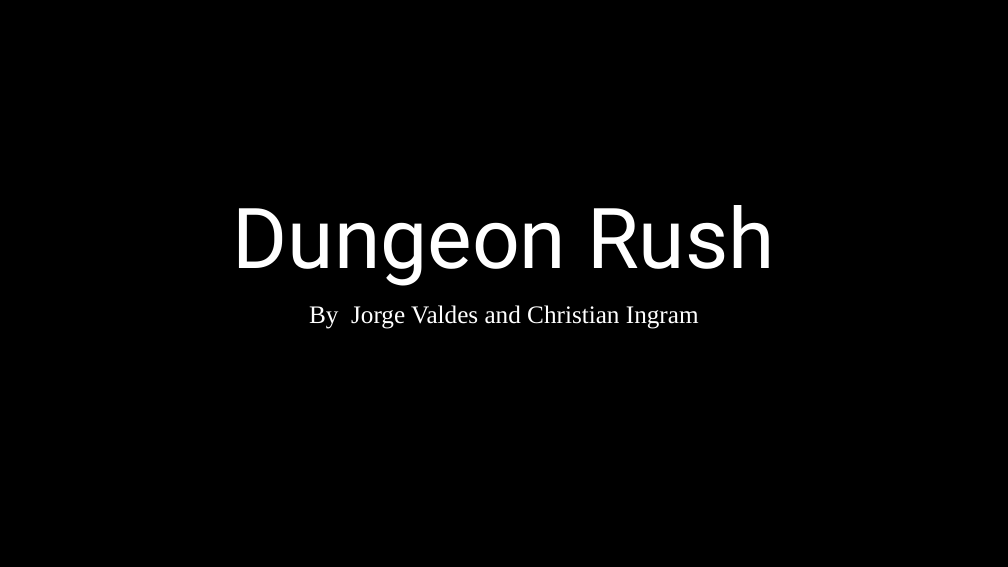
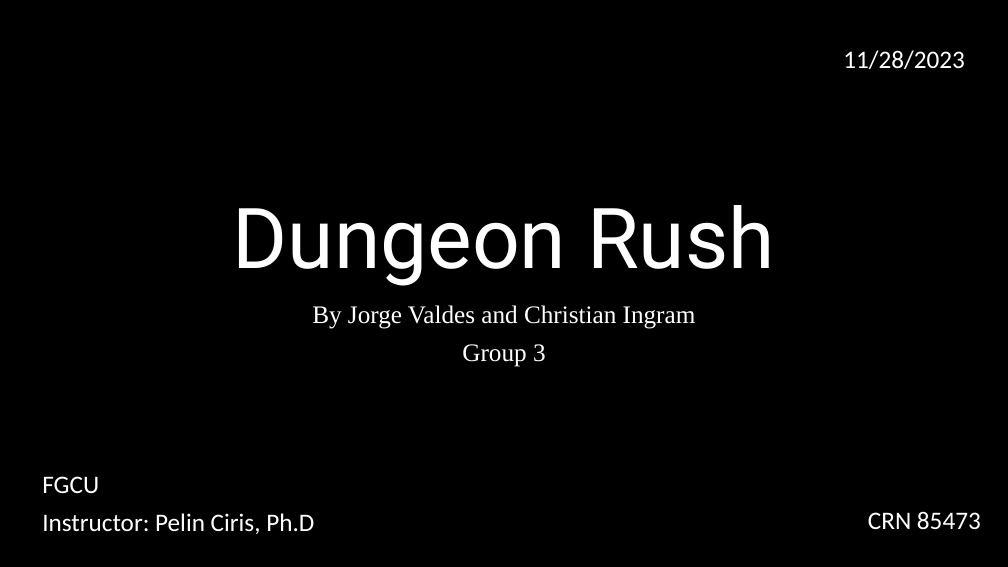
Before and after one commit to jlvaldes0325/Intro-to-Comp-Sci-Final, a slide deck: slide 1 of FInal Presentation.pptm. Drawn at 1008x567 pixels with LibreOffice and Linux fonts; fonts in the diff are those of the drawing. Boxes give left, top, right and bottom in pixels: in the first picture for what was removed or moved away, otherwise in the second. Text is boxed around its words. In the diff, an @@ line names an element or a change of style, - is before the commit and + after.

```diff
--- a/FInal Presentation.pptm
+++ b/FInal Presentation.pptm
@@ text added at (x1=843, y1=50, x2=965, y2=69), 24 pt, text #FFFFFF @@
+11/28/2023
@@ subtitle at (x1=462, y1=344, x2=546, y2=367): paragraph added @@
+Group 3
@@ text added at (x1=42, y1=476, x2=314, y2=534), 24 pt, text #FFFFFF @@
+FGCU
+Instructor: Pelin Ciris, Ph.D
@@ text added at (x1=868, y1=511, x2=981, y2=530), 24 pt, text #FFFFFF @@
+CRN 85473
```
Also in this commit, not shown: 15 slides added, 2 slides removed.
